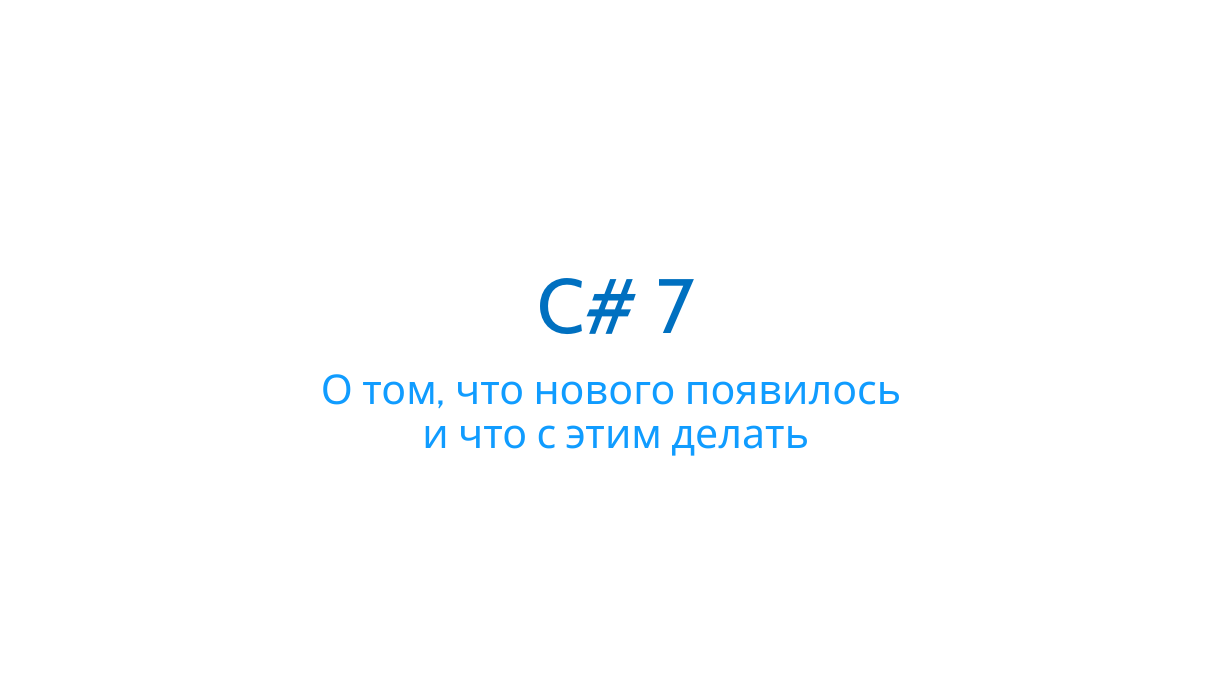
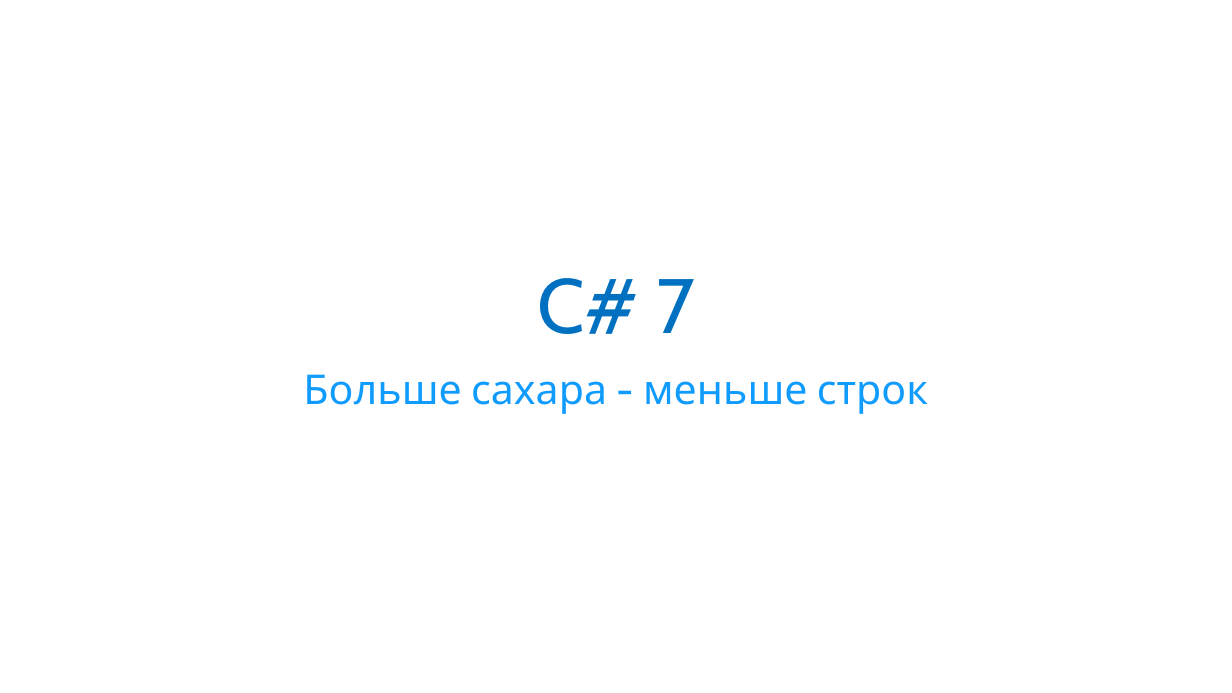
Before and after one commit to anaym/FC-CS7, a slide deck: slide 1 of CS7.pptx. Drawn at 1232x693 pixels with LibreOffice and Linux fonts; fonts in the diff are those of the drawing. Boxes give left, top, right and bottom in pixels: in the first picture for what was removed or moved away, otherwise in the second. Text is boxed around its words. In the diff, an @@ line names an element or a change of style, - is before the commit and + after.

```diff
--- a/CS7.pptx
+++ b/CS7.pptx
@@ subtitle at bbox=[303, 374, 928, 414]: text changed @@
-О том, что нового появилось
-и что с этим делать
+Больше сахара - меньше строк
```
Also in this commit, not shown: 2 other slides changed, 2 slides added, 1 slide removed, 7 other files.
